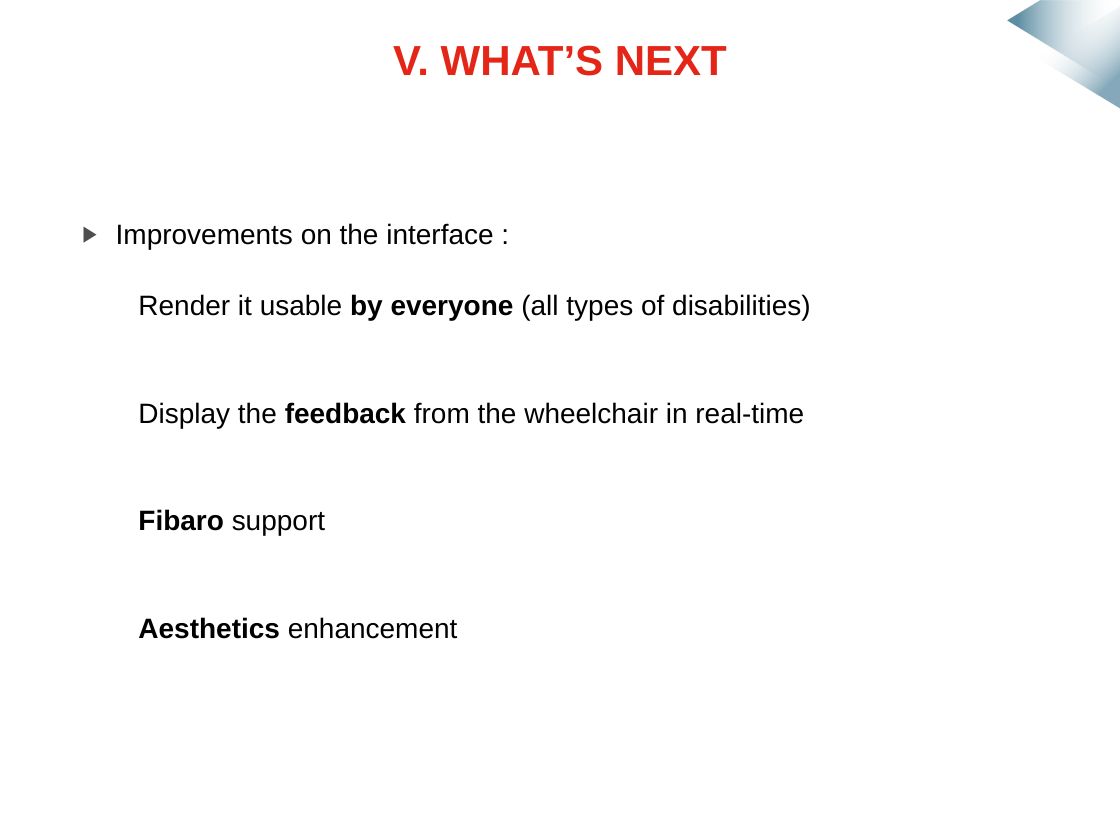
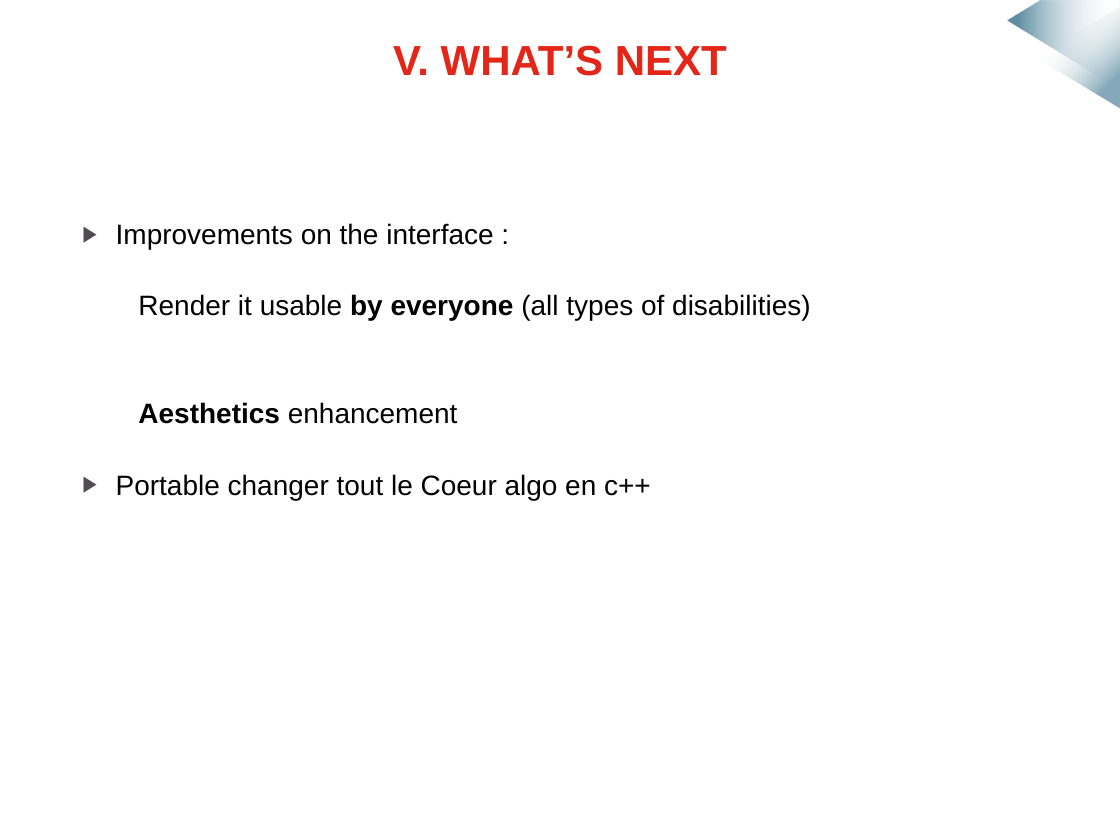
Before and after one commit to mmeven/EP_Domotique_Tablette, a slide deck: slide 18 of Rendu/Diapo_prototype_janvier.pptx (slide 17 before the commit). Drawn at 1120x840 pixels with LibreOffice and Linux fonts; fonts in the diff are those of the drawing; background and template pictures are left out. Boxes give left, top, right and bottom in pixels: in the first picture for what was removed or moved away, otherwise in the second. Text is boxed around its words. In the diff, an @@ line names an element or a change of style, - is before the commit and + after.

```diff
--- a/Rendu/Diapo_prototype_janvier.pptx
+++ b/Rendu/Diapo_prototype_janvier.pptx
@@ text at bbox=[138, 402, 804, 535]: paragraphs removed @@
-Display the feedback from the wheelchair in real-time
-Fibaro support
@@ text at bbox=[116, 474, 651, 500]: paragraph added @@
+▶ Portable changer tout le Coeur algo en c++
```
Also in this commit, not shown: 9 other slides changed, 4 slides added, 3 slides removed.
